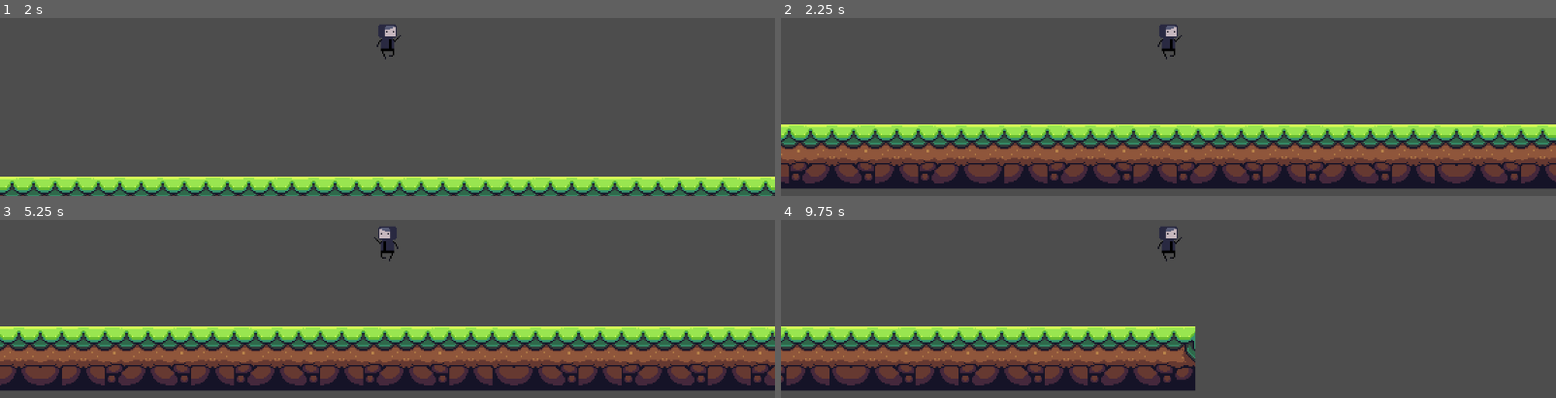
Above: before the commit, frames 1-4 (two rows, left to right).
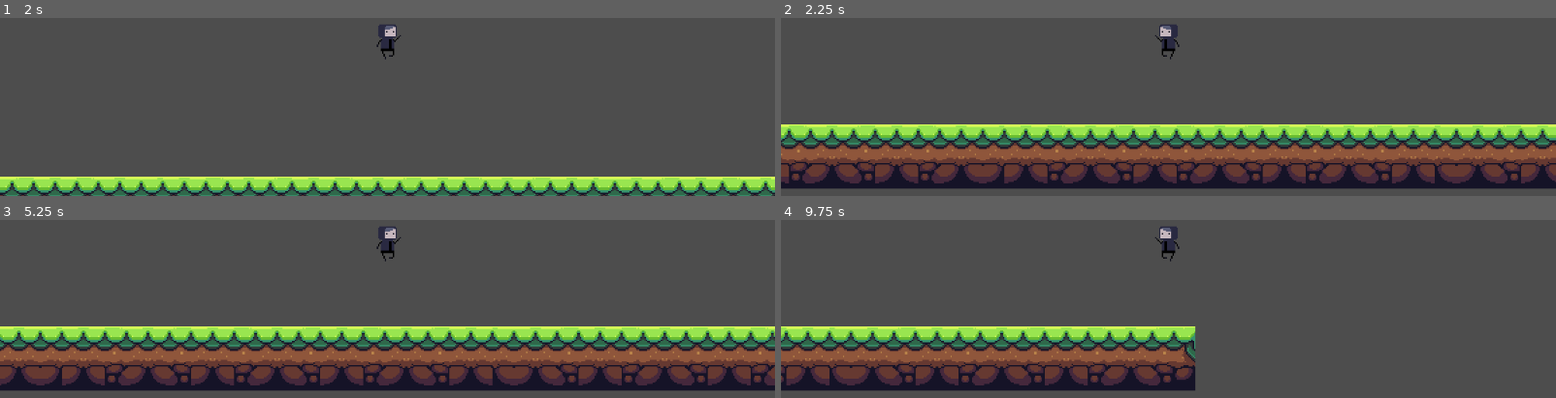
Above: after the commit, the same moments.

Repository: TangTaksin/FirstRepoInGithub
Game: Godot game, scene res://main.tscn
The game is run twice, just before and just after one commit, with the same random seed, the same clock (stepped at 60 frames per second) and the same inputs.
Inputs:
- Up to frame 1 (2 s): tap Enter (ui_accept) at 0.5, 0.77, 1.52 s; hold Right (ui_right) from 0.53 s (still down)
- Up to frame 2 (2.25 s): release Right (ui_right) at 2.03 s; hold Left (ui_left) from 2.03 s (still down)
- Up to frame 3 (5.25 s): release Left (ui_left) at 2.78 s; hold Right (ui_right) 2.78-4.28 s; tap Enter (ui_accept) at 3.02, 3.77, 4.52 s; hold Left (ui_left) 4.28-5.03 s; hold Right (ui_right) from 5.03 s (still down)
- Up to frame 4 (9.75 s): release Right (ui_right) at 5.78 s; hold Left (ui_left) 5.78-7.28 s; tap Enter (ui_accept) at 6.02, 6.77, 7.52, 9.02 s; hold Right (ui_right) 7.28-9.53 s; hold Left (ui_left) from 9.53 s (still down)

Frame 1 is identical in both runs. In frame 2, 0.2% of the frame differs, in the area x 48-52%, y 4-24%; in frame 3, 0.2%; in frame 4, 0.2%.

Commit message:
Flip sprite when moving

Diff:
--- a/playerCharacter.gd
+++ b/playerCharacter.gd
@@ -27,6 +27,7 @@
 		elif velocity.x == 0:
 			animation_sprite.animation = "idle"
 	else:
+		animation_sprite.flip_h = (velocity.x < 0)  # Flip sprite when moving
 		animation_sprite.animation = "jump"
 
 
@@ -38,7 +39,6 @@
 	else:
 		# Decelerate when there's no input.
 		velocity.x = move_toward(velocity.x, 0, SPEED)
-
 	move_and_slide()
 
 
